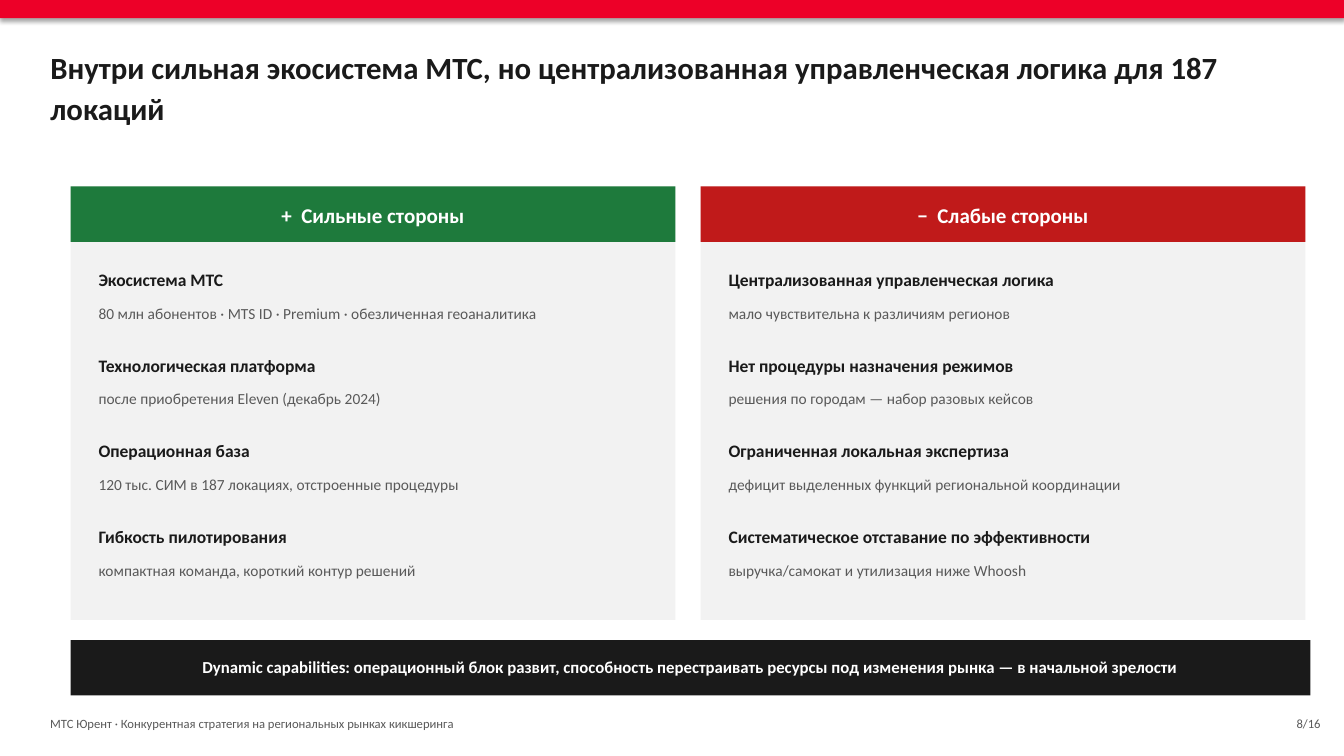
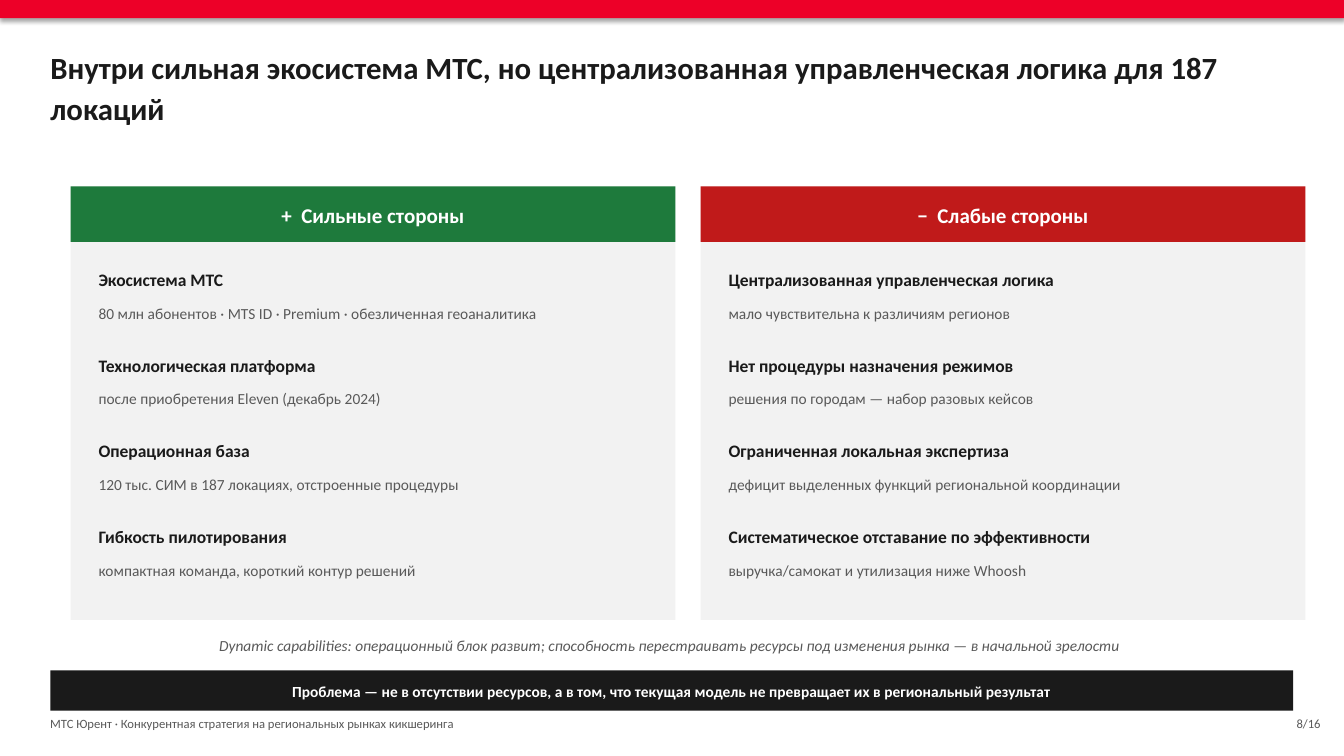
Before and after one commit to alalolop3-hue/-, a slide deck: slide 8 of vkr/VKR_presentation.pptx. Drawn at 1344x756 pixels with LibreOffice and Linux fonts; fonts in the diff are those of the drawing. Boxes give left, top, right and bottom in pixels: in the first picture for what was removed or moved away, otherwise in the second. Text is boxed around its words. In the diff, an @@ line names an element or a change of style, - is before the commit and + after.

```diff
--- a/vkr/VKR_presentation.pptx
+++ b/vkr/VKR_presentation.pptx
@@ text at box(219, 640, 1119, 654): text changed; size 12 to 11 pt; text colour #FFFFFF to #595959; bold off; italic on @@
-Dynamic capabilities: операционный блок развит, способность перестраивать ресурсы под изменения рынка — в начальной зрелости
+Dynamic capabilities: операционный блок развит; способность перестраивать ресурсы под изменения рынка — в начальной зрелости
@@ rectangle: place and size @@
-rectangle at box(71, 640, 1311, 696)
+rectangle at box(50, 670, 1294, 711)
@@ text added at box(292, 686, 1050, 700), 11 pt, text #FFFFFF, bold @@
+Проблема — не в отсутствии ресурсов, а в том, что текущая модель не превращает их в региональный результат
```
Also in this commit, not shown: 13 other slides changed, 4 other files.
